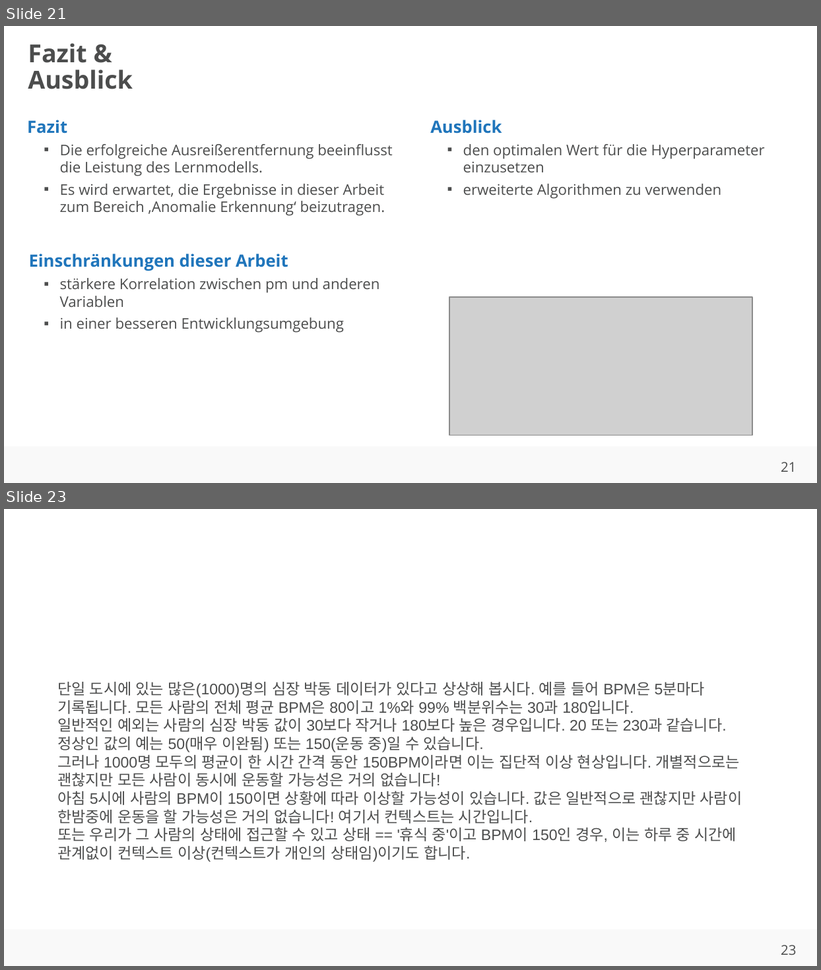
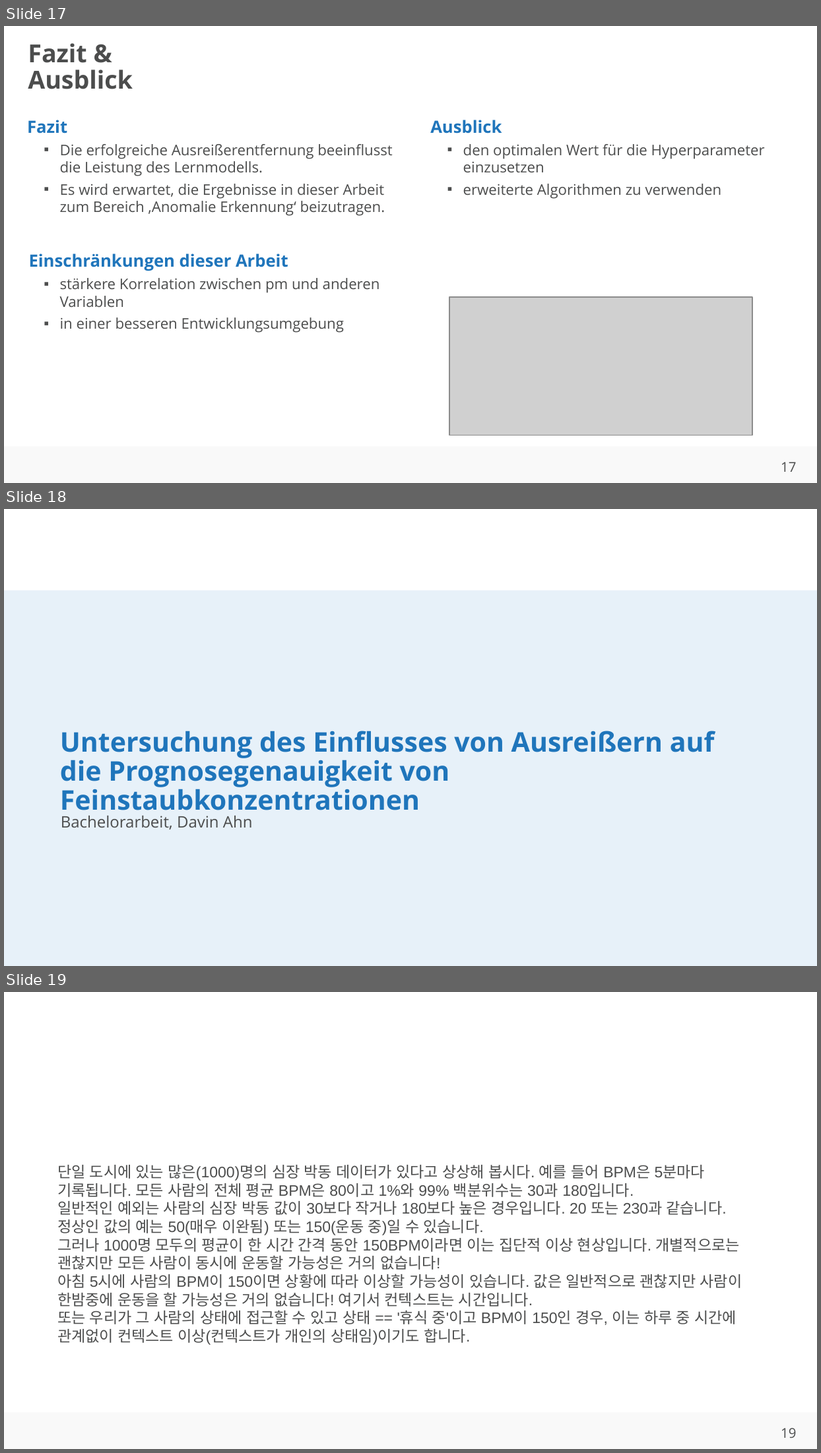
Before and after one commit to ahndavin/Abschlussarbeit_Bachelor, a slide deck: Kolloquium/Kolloquium.pptx. Shown one above the other, each under a label of ours: slides 21 and 23 before the commit, slides 17, 18 and 19 after it; the slides between them are not shown. The pictures are 821x970 and 821x1453 pixels, drawn with LibreOffice and Linux fonts; fonts in the diff are those of the drawing; grey boxes stand for pictures; background and template pictures are left out. Boxes give left, top, right and bottom in pixels: in the first picture for what was removed or moved away, otherwise in the second. Text is boxed around its words. In the diff, an @@ line names an element or a change of style, - is before the commit and + after.

```diff
--- a/Kolloquium/Kolloquium.pptx
+++ b/Kolloquium/Kolloquium.pptx
@@ slide 18 added at [4, 509, 817, 966], background #FFFFFF; not listed: 1 template element that a slide beside it also shows @@
@@ rectangle added at [4, 590, 817, 966], fill #E7F1F9 @@
@@ title added at [60, 731, 715, 788], 24 pt, text #1F75BB, bold @@
+Untersuchung des Einflusses von Ausreißern auf die Prognosegenauigkeit von Feinstaubkonzentrationen
@@ subtitle added at [61, 816, 253, 830], 14 pt, text #4C4D4D @@
+Bachelorarbeit, Davin Ahn
@@ what was slide 21 is now slide 17 @@
@@ page number at [781, 462, 796, 472]: text changed @@
-21
+17
@@ what was slide 23 is now slide 19 @@
@@ page number at [781, 1428, 796, 1438]: text changed @@
-23
+19
```
Also in this commit, not shown: 5 slides changed, 4 other slides added, 8 slides removed.
